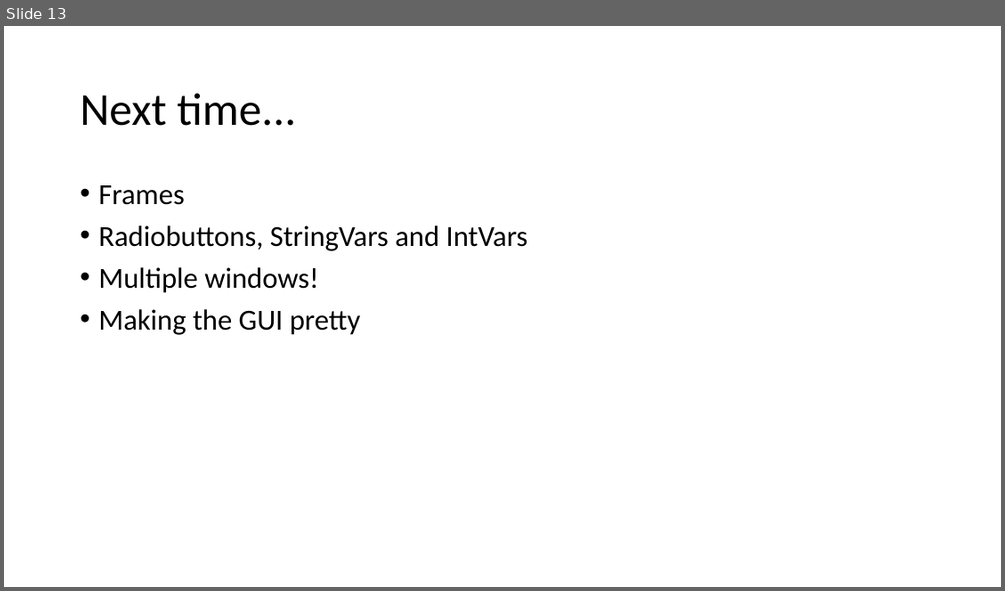
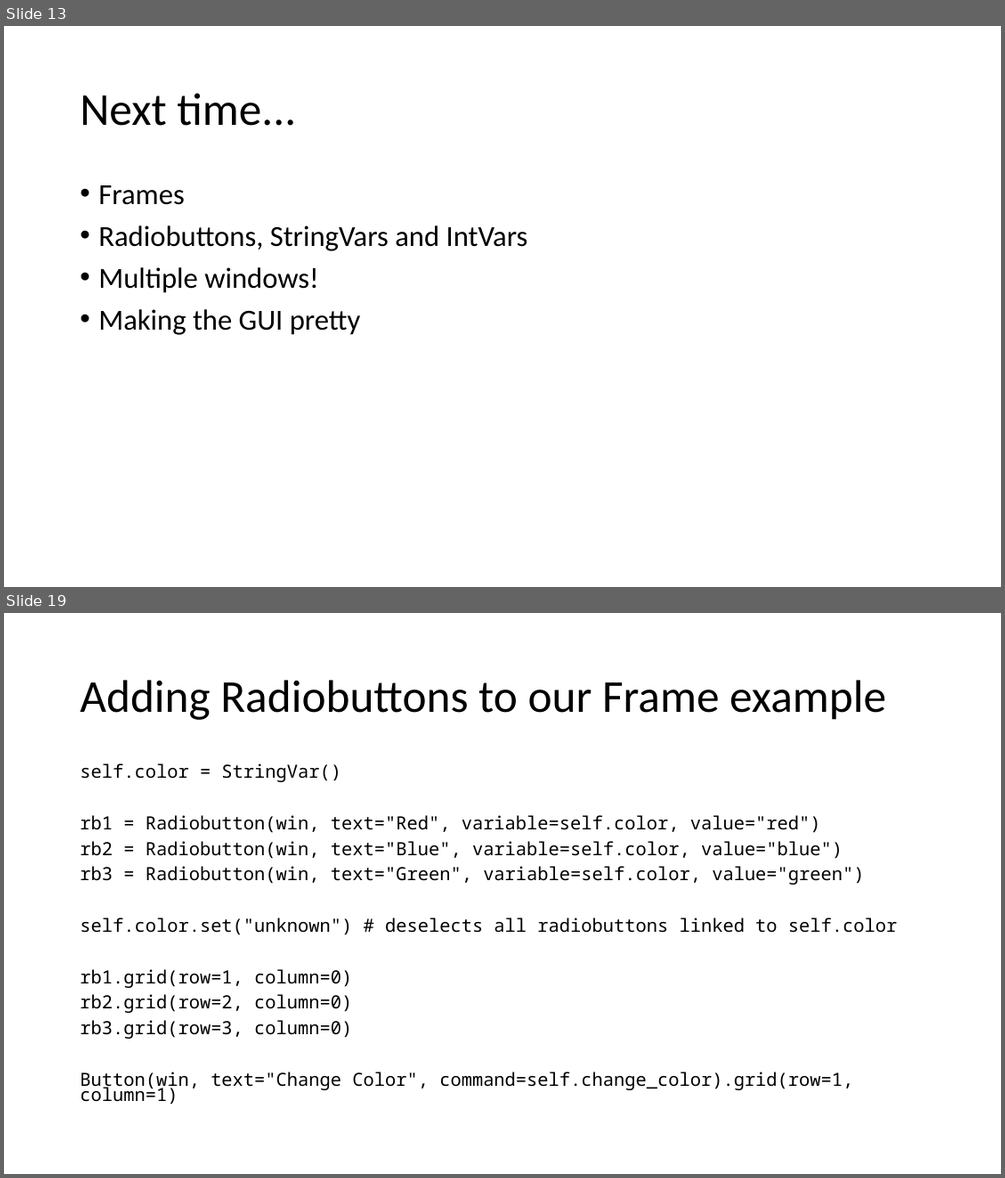
Before and after one commit to sswensen3/cs2316.github.io, a slide deck: slides/tkinter.pptx. Shown one above the other, each under a label of ours: slide 13 before the commit, slides 13 and 19 after it; the slides between them are not shown. The pictures are 1005x591 and 1005x1178 pixels, drawn with LibreOffice and Linux fonts; fonts in the diff are those of the drawing. Boxes give left, top, right and bottom in pixels: in the first picture for what was removed or moved away, otherwise in the second. Text is boxed around its words. In the diff, an @@ line names an element or a change of style, - is before the commit and + after.

```diff
--- a/slides/tkinter.pptx
+++ b/slides/tkinter.pptx
@@ slide 19 added at (x1=4, y1=613, x2=1001, y2=1174), background #FFFFFF @@
@@ title added at (x1=80, y1=680, x2=886, y2=720), 44 pt, text #000000 @@
+Adding Radiobuttons to our Frame example
@@ text added at (x1=80, y1=763, x2=897, y2=1104), 17.5 pt, text #000000 @@
+self.color = StringVar()
+rb1 = Radiobutton(win, text="Red", variable=self.color, value="red")
+rb2 = Radiobutton(win, text="Blue", variable=self.color, value="blue")
+rb3 = Radiobutton(win, text="Green", variable=self.color, value="green")
+self.color.set("unknown") # deselects all radiobuttons linked to self.color
+rb1.grid(row=1, column=0)
+rb2.grid(row=2, column=0)
+rb3.grid(row=3, column=0)
+Button(win, text="Change Color", command=self.change_color).grid(row=1, column=1)
```
Also in this commit, not shown: 10 other slides added.
